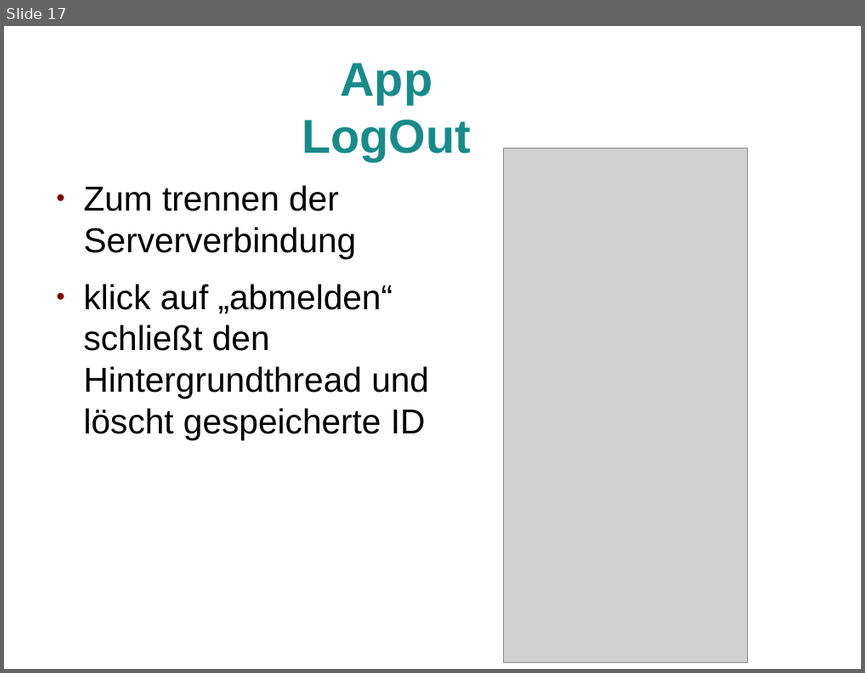
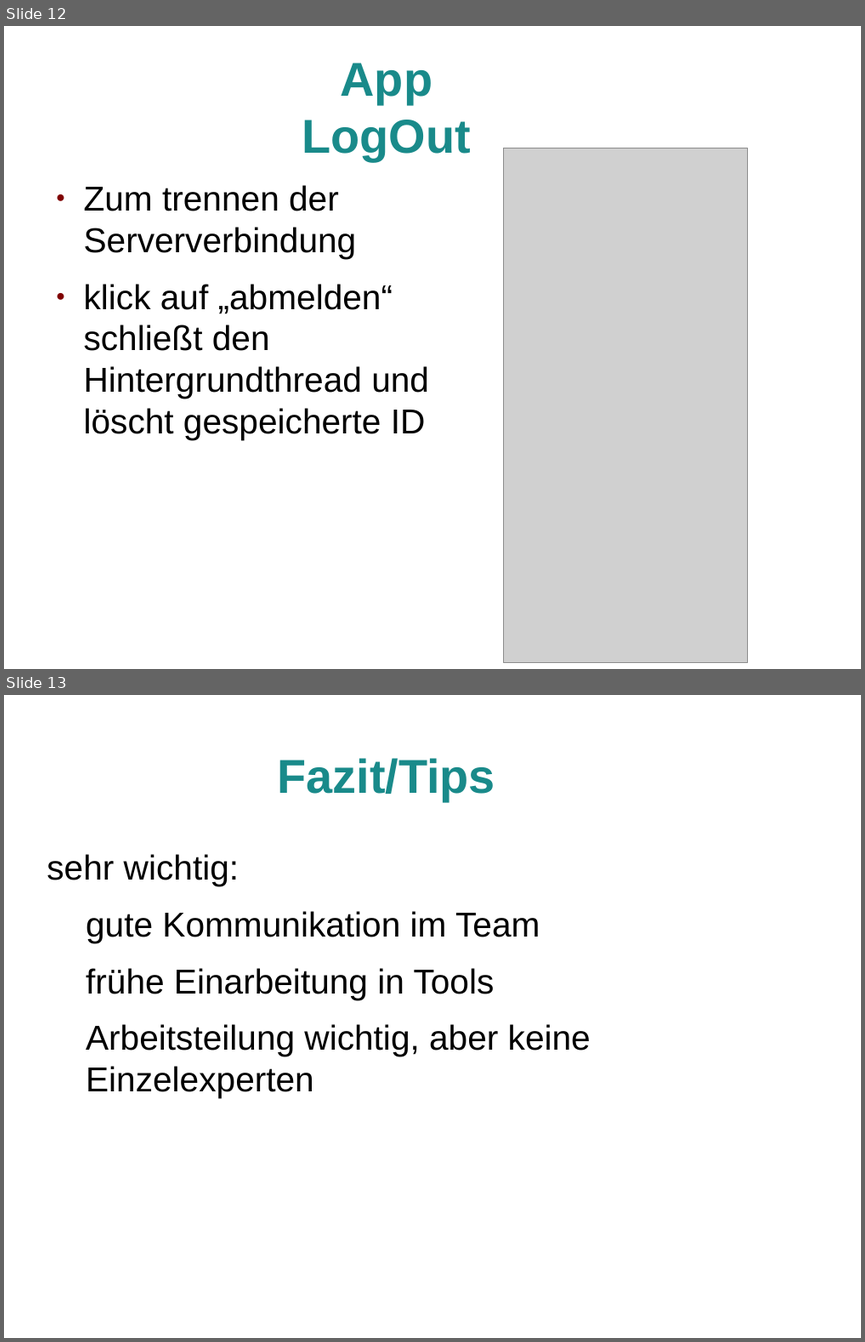
Before and after one commit to Marcel2603/hg17b, a slide deck: Dokumente/PräsentationAbschlussveranstaltung/PraesiAbschlusseranstaltung.odp. Shown one above the other, each under a label of ours: slide 17 before the commit, slides 12 and 13 after it. The pictures are 865x673 and 865x1342 pixels, drawn with LibreOffice and Linux fonts; fonts in the diff are those of the drawing; grey boxes stand for pictures; background and template pictures are left out. Boxes give left, top, right and bottom in pixels: in the first picture for what was removed or moved away, otherwise in the second. Text is boxed around its words. In the diff, an @@ line names an element or a change of style, - is before the commit and + after.

```diff
--- a/Dokumente/PräsentationAbschlussveranstaltung/PraesiAbschlusseranstaltung.odp
+++ b/Dokumente/PräsentationAbschlussveranstaltung/PraesiAbschlusseranstaltung.odp
@@ slide 13 added at <box>4,695,861,1338</box>, background picture (left out) @@
@@ title added at <box>277,758,494,801</box>, 44 pt, text #198A8A, bold @@
+Fazit/Tips
@@ text added at <box>46,854,590,1098</box>, 32 pt, text #000000 @@
+sehr wichtig:
+• gute Kommunikation im Team
+• frühe Einarbeitung in Tools
+• Arbeitsteilung wichtig, aber keine Einzelexperten
@@ what was slide 17 is now slide 12 @@
```
Also in this commit, not shown: 5 slides removed.
